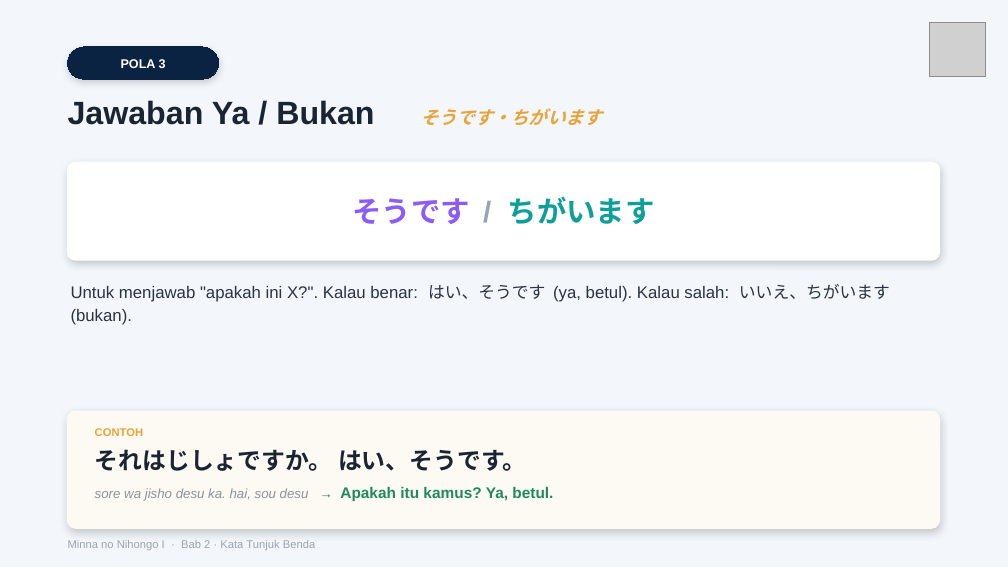
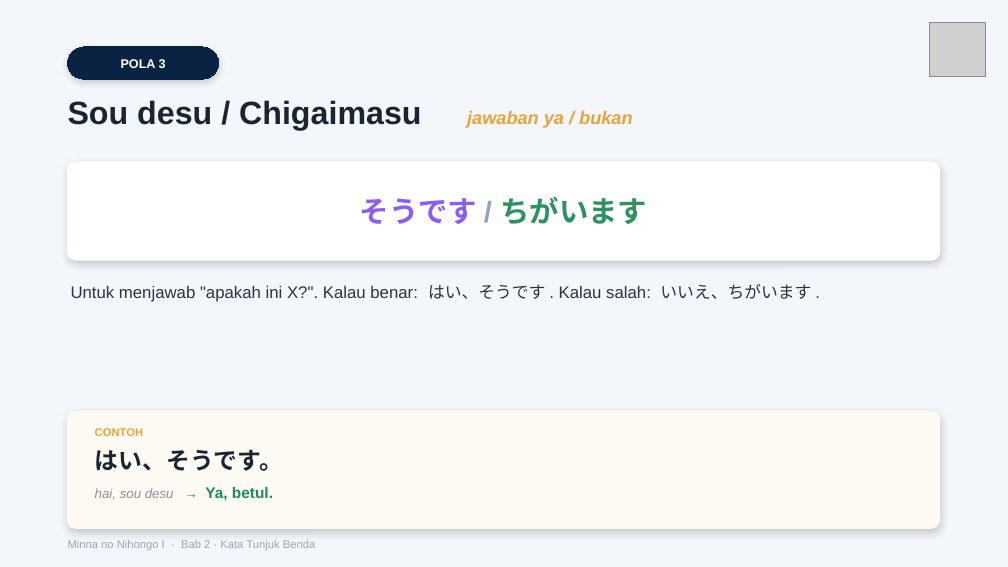
Before and after one commit to jbridgecenter-source/materi, a slide deck: slide 4 of Modul Minna 1/Bab 2/27. Minna 1 Tata Bahasa Bab 2 - Slide.pptx. Drawn at 1008x567 pixels with LibreOffice and Linux fonts; fonts in the diff are those of the drawing; grey boxes stand for pictures. Boxes give left, top, right and bottom in pixels: in the first picture for what was removed or moved away, otherwise in the second. Text is boxed around its words. In the diff, an @@ line names an element or a change of style, - is before the commit and + after.

```diff
--- a/Modul Minna 1/Bab 2/27. Minna 1 Tata Bahasa Bab 2 - Slide.pptx
+++ b/Modul Minna 1/Bab 2/27. Minna 1 Tata Bahasa Bab 2 - Slide.pptx
@@ text at [68,100,632,131]: text changed @@
-Jawaban Ya / Bukan そうです・ちがいます
+Sou desu / Chigaimasu jawaban ya / bukan
@@ text "そうです / ちがいます" at [360,196,647,224]: text colour #0E9F9A to #2E9160 in "ちがいます" @@
@@ text at [71,284,811,302]: text changed @@
-Untuk menjawab "apakah ini X?". Kalau benar: はい、そうです (ya, betul). Kalau salah: いいえ、ちがいます (bukan).
+Untuk menjawab "apakah ini X?". Kalau benar: はい、そうです . Kalau salah: いいえ、ちがいます .
@@ text at [95,449,283,471]: text changed @@
-それはじしょですか。 はい、そうです。
+はい、そうです。
@@ text at [95,487,273,501]: text changed @@
-sore wa jisho desu ka. hai, sou desu → Apakah itu kamus? Ya, betul.
+hai, sou desu → Ya, betul.
```
Also in this commit, not shown: 10 other slides changed.
